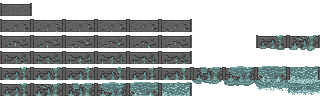
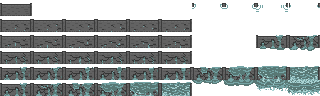
Comparing the layer stacks of the two 320px x 96px images. Changes:
painted on "Background" over (x1=192, y1=3, x2=320, y2=12)
